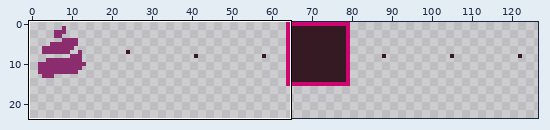
Edited in one commit: sprite sheet (src/resource/img/enemyPattern.png). The first picture is a wide view before the edit; the outline marks the close-up.
Close-up. The starting point:
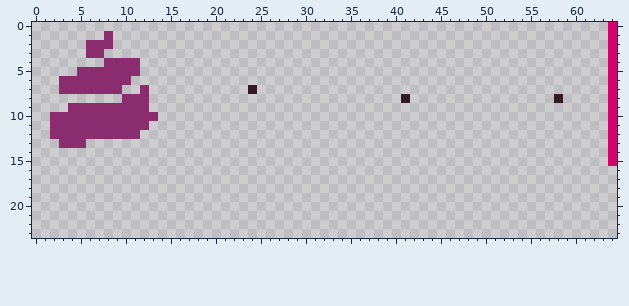
The file is 128x64 pixels. Shown: x 0..64, y 0..23. The wide view leaves out empty margins.
Once edited:
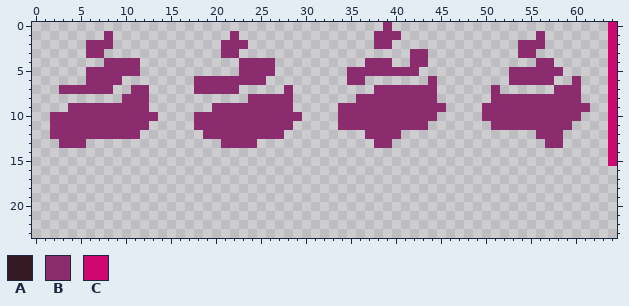
Palette (. is transparent): A #361a23  B #8a2c6d  C #cd076f
What changed:
@@ x 0..64 @@
- 0 ................................................................C
- 1 ........B.......................................................C
- 2 ......BBB.......................................................C
- 3 ......BB........................................................C
- 4 ........BBBB....................................................C
- 5 .....BBBBBBB....................................................C
- 6 ...BBBBBBBB.....................................................C
- 7 ...BBBBBBB..B...........A.......................................C
- 8 ..........BBB............................A................A.....C
- 9 ....BBBBBBBBB...................................................C
-10 ..BBBBBBBBBBBB..................................................C
-11 ..BBBBBBBBBBB...................................................C
-12 ..BBBBBBBBBB....................................................C
-13 ...BBB..........................................................C
+ 0 .......................................B........................C
+ 1 ........B.............B...............BBB...............B.......C
+ 2 ......BBB............BBB..............BB..............BBB.......C
+ 3 ......BB.............BB...................BB..........BB........C
+ 4 ........BBBB...........BBBB..........BBB..BB............BB......C
+ 5 ......BBBBBB...........BBBB........BBBBBBBB..........BBBBBB.....C
+ 6 ......BBBB........BBBBBBBB.........BB.......B........BBBBB..B...C
+ 7 ...BBBBBB..BB.....BBBBB.....B.........BBBBBBB......B......BBB...C
+ 8 ..........BBB...........BBBBB.......BBBBBBBBB......BBBBBBBBBB...C
+ 9 ....BBBBBBBBB.......BBBBBBBBB.....BBBBBBBBBBBB....BBBBBBBBBBBB..C
+10 ..BBBBBBBBBBBB....BBBBBBBBBBBB....BBBBBBBBBBB.....BBBBBBBBBBB...C
+11 ..BBBBBBBBBBB.....BBBBBBBBBBB.....BBBBBBBBBB.......BBBBBBBBB....C
+12 ..BBBBBBBBBB.......BBBBBBBBB.........BBBB...............BBB.....C
+13 ...BBB...............BBBB.............BB.................BB.....C
 14 ................................................................C
Boxes around the changes in both close-ups, in picture pixels (x1, y1, x2, y2):
changed: (338, 22, 590, 148)
changed: (194, 31, 302, 148)
erased: (59, 67, 86, 85)
changed: (113, 76, 140, 94)
